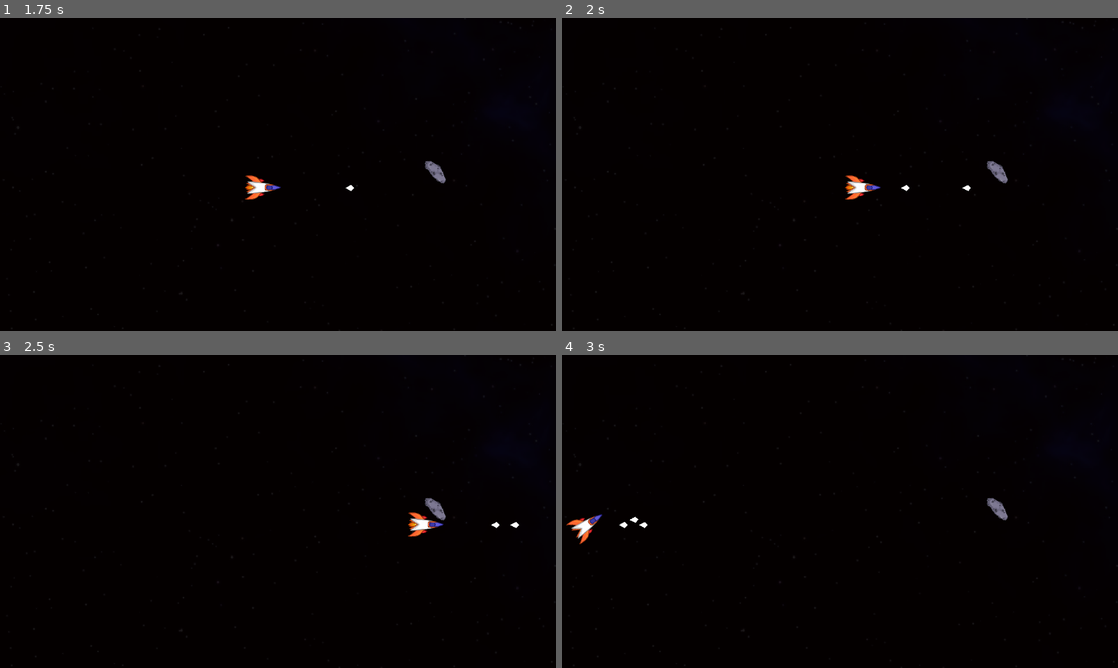
Above: before the commit, frames 1-4 (two rows, left to right).
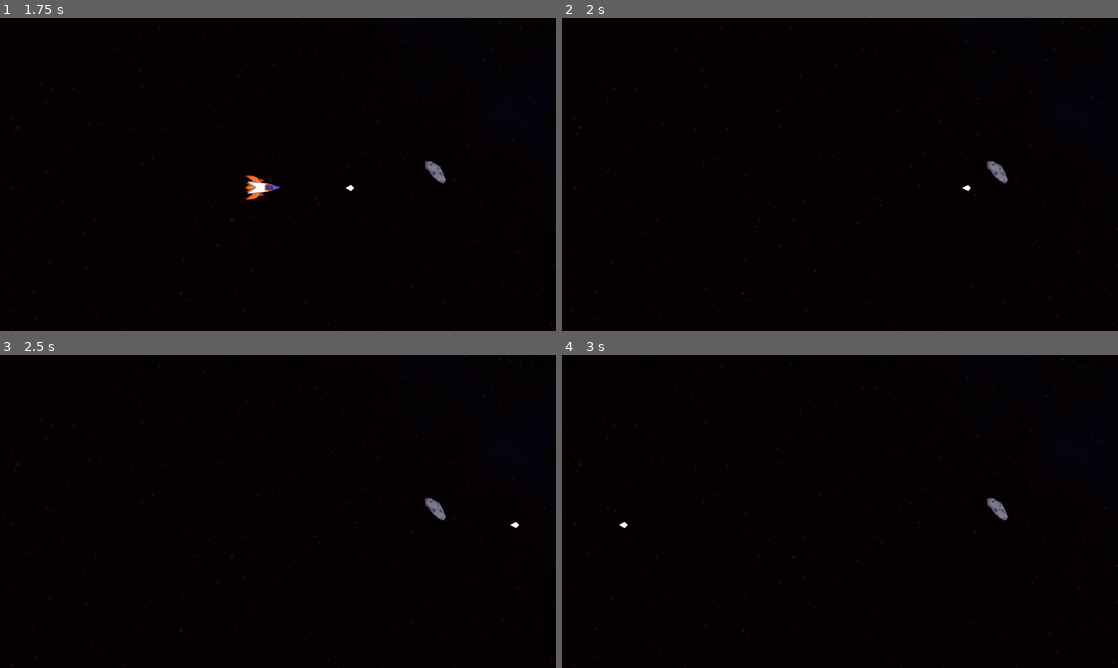
Above: after the commit, the same moments.

Repository: byKrem/ship-asteroids-space
Game: Godot game, scene res://Scenes/UI/main_menu.tscn
The game is run twice, just before and just after one commit, with the same random seed, the same clock (stepped at 60 frames per second) and the same inputs.
Inputs:
- Up to frame 1 (1.75 s): click "Start" at 0.5 s; tap Enter at 1.25 s; hold W (accelerate) from 1.28 s (still down); hold Space (shoot) from 1.28 s (still down)
- Up to frame 2 (2 s): keep holding W (accelerate); keep holding Space (shoot)
- Up to frame 3 (2.5 s): keep holding W (accelerate); release Space (shoot) at 2.03 s; tap Space (shoot) at 2.1 s
- Up to frame 4 (3 s): release W (accelerate) at 2.78 s; hold A (rotate_left) from 2.78 s (still down); hold Space (shoot) from 2.78 s (still down)

Frame 1 is identical in both runs. In frame 2, 0.3% of the frame differs, in the area x 50-63%, y 50-58%; in frame 3, 0.3%; in frame 4, 0.3%, in the area x 0-16%, y 50-61%.

Commit message:
Added new enemy (UFO)
Also made some changes in collision layering.

Diff:
--- a/Scenes/GameObjects/Components/hitbox_component.tscn
+++ b/Scenes/GameObjects/Components/hitbox_component.tscn
@@ -3,6 +3,8 @@
 [ext_resource type="Script" uid="uid://7nynwhqxuowa" path="res://Scenes/GameObjects/Components/hitbox_component.gd" id="1_deb4x"]
 
 [node name="HitboxComponent" type="Area2D"]
+collision_layer = 2
+collision_mask = 2
 script = ExtResource("1_deb4x")
 
 [connection signal="area_entered" from="." to="." method="_on_area_entered"]
--- a/Scenes/GameObjects/Entities/Asteroids/asteroid_large.tscn
+++ b/Scenes/GameObjects/Entities/Asteroids/asteroid_large.tscn
@@ -30,8 +30,6 @@
 hurtbox = NodePath("../HurtboxComponent")
 
 [node name="HurtboxComponent" parent="." instance=ExtResource("2_bi0dy")]
-collision_layer = 2
-collision_mask = 2
 
 [node name="CollisionShape2D" type="CollisionShape2D" parent="HurtboxComponent"]
 position = Vector2(0, -1)
--- a/Scenes/GameObjects/Entities/Asteroids/asteroid_medium.tscn
+++ b/Scenes/GameObjects/Entities/Asteroids/asteroid_medium.tscn
@@ -26,8 +26,6 @@
 hurtbox = NodePath("../HurtboxComponent")
 
 [node name="HurtboxComponent" parent="." instance=ExtResource("3_yt462")]
-collision_layer = 2
-collision_mask = 2
 
 [node name="CollisionShape2D" type="CollisionShape2D" parent="HurtboxComponent"]
 position = Vector2(-2, -2)
--- a/Scenes/GameObjects/Entities/bullet.tscn
+++ b/Scenes/GameObjects/Entities/bullet.tscn
@@ -19,8 +19,6 @@
 texture = ExtResource("1_xjght")
 
 [node name="HitboxComponent" parent="." instance=ExtResource("3_ycag2")]
-collision_layer = 2
-collision_mask = 2
 
 [node name="CollisionShape2D" type="CollisionShape2D" parent="HitboxComponent"]
 shape = SubResource("CircleShape2D_6afsh")
--- a/Scenes/GameObjects/Entities/player.tscn
+++ b/Scenes/GameObjects/Entities/player.tscn
@@ -39,6 +39,7 @@
 hurtbox = NodePath("../HurtboxComponent")
 
 [node name="HurtboxComponent" parent="." instance=ExtResource("4_fkybt")]
+collision_layer = 3
 
 [node name="CollisionShape2D" type="CollisionShape2D" parent="HurtboxComponent"]
 rotation = 1.5708
--- /dev/null
+++ b/Scenes/GameObjects/Entities/ufo.gd
@@ -0,0 +1,49 @@
+extends CharacterBody2D
+
+const SPEED = 10.0
+
+var viewport_rect
+var half_sprite_width
+var half_sprite_height
+
+@onready var bullet_scene : PackedScene = preload("res://Scenes/GameObjects/Entities/bullet.tscn")
+
+
+func _ready() -> void:
+	var camere = get_viewport().get_camera_2d()
+	var camera_rect = camere.get_viewport_rect()
+	viewport_rect = Rect2(camere.global_position - camera_rect.size/2, camera_rect.size)
+
+	half_sprite_width = $Sprite2D.texture.get_width() * $Sprite2D.scale.x / 6
+	half_sprite_height = $Sprite2D.texture.get_height() * $Sprite2D.scale.y / 6
+
+
+func wrap_pos() -> void:
+	if global_position.x < viewport_rect.position.x - half_sprite_width:
+		global_position.x = viewport_rect.end.x + half_sprite_width
+	elif global_position.x > viewport_rect.end.x + half_sprite_width:
+		global_position.x = viewport_rect.position.x - half_sprite_width
+
+	if global_position.y < viewport_rect.position.y - half_sprite_height:
+		global_position.y = viewport_rect.end.y + half_sprite_height
+	elif global_position.y > viewport_rect.end.y + half_sprite_height:
+		global_position.y = viewport_rect.position.y - half_sprite_height
+
+
+func _physics_process(delta: float) -> void:
+	# TODO: Make WaVe movement. Not in a simple line.
+
+	wrap_pos()
+	move_and_slide()
+
+
+func _on_shoot_timer_timeout() -> void:
+	var bullet = bullet_scene.instantiate()
+	bullet.rotation = randf_range(0,2*PI)
+	bullet.global_position = self.global_position + Vector2.from_angle(bullet.rotation) * 100
+	bullet.velocity = SPEED * 50 + (velocity.length() / 1.6)
+	$"../..".add_child(bullet)
+
+
+func _on_health_component_on_health_run_out() -> void:
+	self.queue_free.call_deferred()
--- /dev/null
+++ b/Scenes/GameObjects/Entities/ufo.tscn
@@ -0,0 +1,55 @@
+[gd_scene load_steps=8 format=3 uid="uid://c7vckyvqqku7n"]
+
+[ext_resource type="Texture2D" uid="uid://cu6kxkmasp78e" path="res://Assets/UFO.png" id="1_2b38i"]
+[ext_resource type="Script" uid="uid://ce53etyfk310e" path="res://Scenes/GameObjects/Entities/ufo.gd" id="1_2461k"]
+[ext_resource type="PackedScene" uid="uid://bu2fsgmcsmxv" path="res://Scenes/GameObjects/Components/hitbox_component.tscn" id="2_2461k"]
+[ext_resource type="PackedScene" uid="uid://c1sdsbfvnv0xh" path="res://Scenes/GameObjects/Components/hurtbox_component.tscn" id="3_u267m"]
+[ext_resource type="PackedScene" uid="uid://dojnc2qn1a1a0" path="res://Scenes/GameObjects/Components/health_component.tscn" id="4_us6i3"]
+
+[sub_resource type="CapsuleShape2D" id="CapsuleShape2D_2b38i"]
+height = 104.0
+
+[sub_resource type="CircleShape2D" id="CircleShape2D_2461k"]
+radius = 15.0
+
+[node name="UFO" type="CharacterBody2D"]
+script = ExtResource("1_2461k")
+
+[node name="CollisionShape2D" type="CollisionShape2D" parent="."]
+rotation = 1.5708
+shape = SubResource("CapsuleShape2D_2b38i")
+
+[node name="Sprite2D" type="Sprite2D" parent="."]
+texture = ExtResource("1_2b38i")
+region_enabled = true
+region_rect = Rect2(0, 30, 128, 70)
+
+[node name="HitboxComponent" parent="." instance=ExtResource("2_2461k")]
+
+[node name="CollisionShape2D" type="CollisionShape2D" parent="HitboxComponent"]
+rotation = 1.5708
+shape = SubResource("CapsuleShape2D_2b38i")
+
+[node name="CollisionShape2D2" type="CollisionShape2D" parent="HitboxComponent"]
+position = Vector2(-2, -13)
+shape = SubResource("CircleShape2D_2461k")
+
+[node name="HurtboxComponent" parent="." instance=ExtResource("3_u267m")]
+
+[node name="CollisionShape2D" type="CollisionShape2D" parent="HurtboxComponent"]
+rotation = 1.5708
+shape = SubResource("CapsuleShape2D_2b38i")
+
+[node name="CollisionShape2D2" type="CollisionShape2D" parent="HurtboxComponent"]
+position = Vector2(-2, -13)
+shape = SubResource("CircleShape2D_2461k")
+
+[node name="HealthComponent" parent="." node_paths=PackedStringArray("hurtbox") instance=ExtResource("4_us6i3")]
+hurtbox = NodePath("../HurtboxComponent")
+
+[node name="ShootTimer" type="Timer" parent="."]
+process_callback = 0
+autostart = true
+
+[connection signal="on_health_run_out" from="HealthComponent" to="." method="_on_health_component_on_health_run_out"]
+[connection signal="timeout" from="ShootTimer" to="." method="_on_shoot_timer_timeout"]
--- a/Scenes/game.tscn
+++ b/Scenes/game.tscn
@@ -6,6 +6,7 @@
 [ext_resource type="PackedScene" uid="uid://djvdgwrjgpcsx" path="res://Scenes/GameObjects/Entities/Asteroids/asteroid_large.tscn" id="4_3dryh"]
 [ext_resource type="PackedScene" uid="uid://cmr3dmke2s8qb" path="res://Scenes/GameObjects/Entities/Asteroids/asteroid_medium.tscn" id="5_wowpa"]
 [ext_resource type="PackedScene" uid="uid://m3j8hnfgfcdw" path="res://Scenes/UI/pause_menu.tscn" id="7_1l0tm"]
+[ext_resource type="PackedScene" uid="uid://c7vckyvqqku7n" path="res://Scenes/GameObjects/Entities/ufo.tscn" id="7_v158k"]
 
 [node name="Game" type="Node2D"]
 process_mode = 1
@@ -17,7 +18,7 @@
 scale = Vector2(0.75, 0.75)
 
 [node name="MobSpawner" parent="." instance=ExtResource("3_3dryh")]
-mobs = Array[PackedScene]([ExtResource("4_3dryh"), ExtResource("5_wowpa")])
+mobs = Array[PackedScene]([ExtResource("4_3dryh"), ExtResource("5_wowpa"), ExtResource("7_v158k")])
 base_coins = 6
 maximum_objects = 15
 
--- a/project.godot
+++ b/project.godot
@@ -63,3 +63,10 @@
 textures/canvas_textures/default_texture_filter=0
 renderer/rendering_method="gl_compatibility"
 renderer/rendering_method.mobile="gl_compatibility"
+
+[shader_globals]
+
+angle_sensitivity={
+"type": "float",
+"value": 0.05
+}
Not shown, added: Scenes/GameObjects/Entities/ufo.gd.uid
Not shown: 1 places in Scenes/game.tscn that only renumber resources
